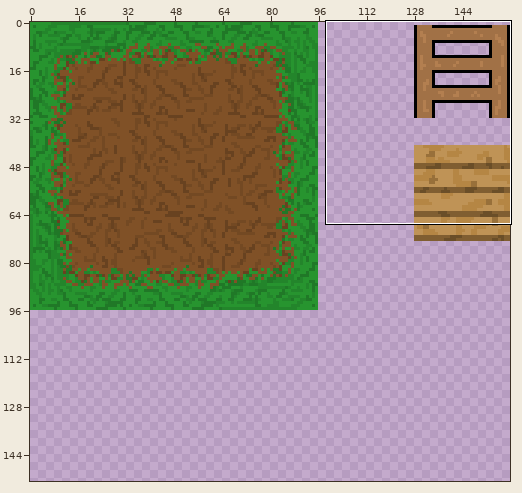
Sprite sheet, stored at ProjetClubInfo/Assets/Fonts/Objects/Texture1.png. Above, an overview of the earlier version with the close-up marked.
Close-up. As it was:
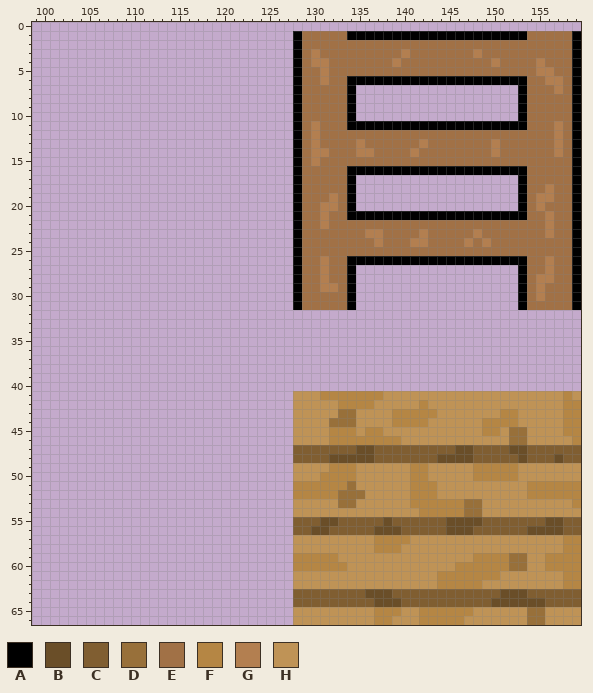
Colours within 5 levels of each other are drawn and written as one. Shown: x 99..159, y 0..66. The wide view leaves out empty margins. The commit also changed other parts of the picture, which this record leaves out.
Palette (. is transparent): A #000000  B #6a4e28  C #805e31  D #98703a  E #a17146  F #b58644  G #b37f50  H #bf9356
Pixels before (only the part around the change), first column x 102:
 0 ..........................................................
 1 ..........................AEEEEEAAAAAAAAAAAAAAAAAAAAEEEEEA
 2 ..........................AEEEEEEEEEEEEEEEEEEEEEEEEEEEEEEA
 3 ..........................AEGEEEEEEEEEGEEEEEEEGEEEEEEEEEEA
 4 ..........................AEGGEEEEEEEGEEEEEEEEEEGEEEEGEEEA
 5 ..........................AEEGEEEEEEEEEEEEEEEEEEEEEEEGGEEA
 6 ..........................AEEGEEAAAAAAAAAAAAAAAAAAAAEEGGEA
 7 ..........................AEEEEEA..................AEEEGEA
 8 ..........................AEEEEEA..................AEEEEEA
 9 ..........................AEEEEEA..................AEEEEEA
10 ..........................AEEEEEA..................AEEEEEA
11 ..........................AEGEEEAAAAAAAAAAAAAAAAAAAAEEEGEA
12 ..........................AEGEEEEEEEEEEEEEEEEEEEEEEEEEEGEA
13 ..........................AEGEEEEGEEEEEEGEEEEEEEGEEEEEEGEA
14 ..........................AEGGEEEGGEEEEGEEEEEEEEGEEEEEEGEA
15 ..........................AEGEEEEEEEEEEEEEEEEEEEEEEEEEEEEA
16 ..........................AEEEEEAAAAAAAAAAAAAAAAAAAAEEEEEA
17 ..........................AEEEEEA..................AEEEEEA
18 ..........................AEEEEEA..................AEEGEEA
19 ..........................AEEEGEA..................AEGGEEA
20 ..........................AEEGGEA..................AEGEEEA
21 ..........................AEEGEEAAAAAAAAAAAAAAAAAAAAEEGEEA
22 ..........................AEEGEEEEEEEEEEEEEEEEEEEEEEEEGEEA
23 ..........................AEEEEEEEGGEEEEGEEEEEGEEEEEEEGEEA
24 ..........................AEEEEEEEEGEEEGGEEEEGEGEEEEEEEEEA
25 ..........................AEEEEEEEEEEEEEEEEEEEEEEEEEEEEEEA
26 ..........................AEEGEEAAAAAAAAAAAAAAAAAAAAEEGEEA
27 ..........................AEEGEEA..................AEEGEEA
28 ..........................AEEGEEA..................AEGGEEA
29 ..........................AEEGGEA..................AEGEEEA
30 ..........................AEEEEEA..................AEGEEEA
31 ..........................AEEEEEA..................AEEEEEA
32 ..........................................................
33 ..........................................................
34 ..........................................................
35 ..........................................................
36 ..........................................................
37 ..........................................................
38 ..........................................................
39 ..........................................................
40 ..........................................................
41 ..........................HHHFFFFFFFHHHHHHHHHHHHHHHHHHHHFH
42 ..........................HHHHHFFFFHHHHHFHHHHHHHHHHHHHHHFF
43 ..........................HHHHHDDHHHHFFFFFHHHHHHHFFHHHHHFF
44 ..........................HHHHDDDHHHHFFFFHHHHHHFFFFHHHHHFF
45 ..........................HHHHFFFHFFHHHHHHHHHHHFFHDDHHHHFF
46 ..........................HHHHFFFFFFFFHHHHHHHHHHHHDDHHHHHF
47 ..........................CCCCCCCBBCCCCCCCCCBBCCCCBBCCCCCC
48 ..........................CCCCBBBBBCCCCCCCBBBBCCCCCBCCCBCC
49 ..........................HHHHFFFHHHHHHFFHHHHHFFFFFHHHHHHH
50 ..........................HHHFFFFHHHHHHFFHHHHHFFFFFHHHHHHH
51 ..........................FFFFFFDHHHHHHFFFHHHHHHHHHHFFFFFF
52 ..........................FFFFFDDDHHHHHFFFHHHHHHHHHHFFFFFF
53 ..........................HHHHHDDHHHHHHFFFFFFDDHHHHHHHHHHF
54 ..........................HHHHHHHHHHHHHHFFFFFDDHHHHHHHHHHH
55 ..........................CCCBBCCCCCBCCCCCCBBBBCCCCCCCBBCC
56 ..........................CCBBCCCCCBBBCCCCCBBBCCCCCCBBBBCC
57 ..........................HHHHHHHHHFFFFHHHHHHHHHHHHHHHHHFF
58 ..........................HHHHHHHHHFFFHHHHHHHHHHHHHHHHHHFF
59 ..........................FFFFFHHHHHHHHHHHHHHHFFFFDDHHFFFF
60 ..........................FFFFFFHHHHHHHHHHHHFFFFFFDDHHFFFF
61 ..........................HHHHHHHHHHHHHHHHFFFFFFFHHHHHHHFF
62 ..........................HHHHHHHHHHHHHHHHFFFFFHHHHHHHHHFF
63 ..........................CCCCCCCCBBBCCCCCCCCCCCCBBBCCCCCC
64 ..........................CCCCCCCCCBBBCCCCCCCCCCBBBBBBCCCC
65 ..........................HHHHHHHHHFFFHHFFFFFFHHHHHHDDHHHH
66 ..........................HHHHHHHHHFFHHHFFFFFHHHHHHHDDHHHH
After:
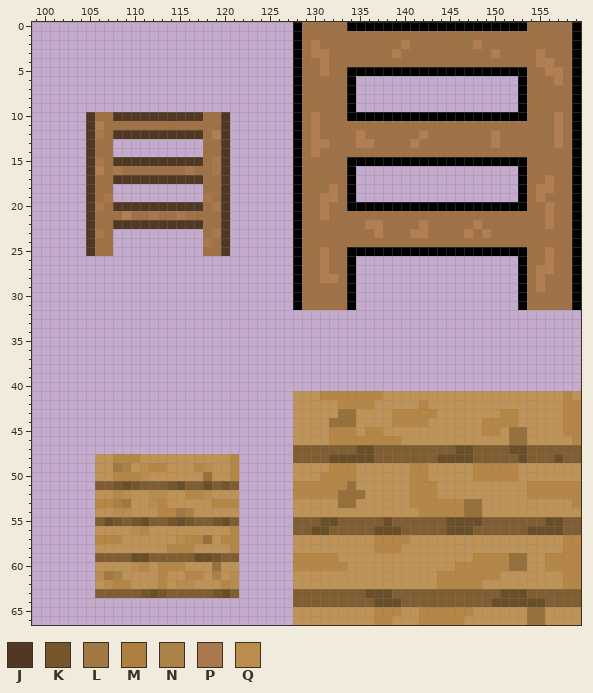
Colours new in this view: J #503823  K #75562c  L #a17841  M #ad8041  N #ab8148  P #aa784b  Q #ba8c4d
The edit:
file 640x640 -> 320x320 pixels (blocks of 4x4 -> 2x2; one block is one cell here)
Changed rows in their new state; - is an unchanged pixel.
first column x 105:
 0 -----------------------AEEEEEAAAAAAAAAAAAAAAAAAAAEEEEEA
 1 -----------------------------EEEEEEEEEEEEEEEEEEEE------
 2 -------------------------G---------G-------G-----------
 3 --------------------------G-------GE-------E-G----G----
 4 -------------------------E--------E----------E-----G---
 5 -----------------------------AAAAAAAAAAAAAAAAAAAA-E-G--
 6 --------------------------E---..................---E---
 7 ----------------------------------------------------E--
10 JEEJJJJJJJJJJEEJ---------G----AAAAAAAAAAAAAAAAAA----G--
11 JGEEEEEEEEEEEEEJ-------------EEEEEEEEEEEEEEEEEEEE------
12 JPEJJJJJJJJJJEGJ--------------G------G-------G---------
13 JEE----------EEJ----------G----G----GE-----------------
14 JEE----------EEJ----------E---EE----E--------E------E--
15 JPEJJJJJJJJJJEPJ---------E---AAAAAAAAAAAAAAAAAAAA------
16 JGEPEEEEEEEPEEPJ--------------..................-------
17 JEEJJJJJJJJJJEEJ-----------------------------------G---
18 JEE----------EEJ-----------G----------------------G----
19 JEP----------PEJ----------G------------------------E---
20 JPEJJJJJJJJJJEPJ-----------E--AAAAAAAAAAAAAAAAAA--EG---
21 JEEEGEEPEEPEEEEJ-------------EEEEEEEEEEEEEEEEEEEE------
22 JEEJJJJJJJJJJEEJ----------E----GG----G-----G-----------
23 JPE----------EPJ---------------E----G-----GEG------E---
24 JEE----------PEJ----------------E---EE----E-E----------
25 JEE----------EEJ----------G--AAAAAAAAAAAAAAAAAAAA--G---
26 ------------------------------..................-------
27 --------------------------------------------------G----
28 ---------------------------G-----------------------E---
29 --------------------------EE---------------------------
30 --------------------------------------------------E----
first column x 106:
48 HHFFFHHHHHHHHHHF
49 HHLNHQFFHHHFQHHF
50 HHFFFQHHHHHHDHHF
51 CCKBKCCCKBCCBCKC
52 HHFQHHQQHHFFQHHH
53 FFMLHHQFHHHHHFFF
54 HHQQHHHFFLNHHHHH
55 CBKCKBCCKBKCCKBC
56 HHHHQFHHHHHHHHHF
57 FFFHHHHHHQFFDHFF
58 HHHHHHHHFFFHHHHF
59 CCCCBBCCCCCBBKCC
60 HHHHQFHFFFHHHDHH
61 QLNHHHHFHHFFHNHQ
62 HQFFHHHFHQQHHHFQ
63 CCCCCKBKCCCCCKBC
